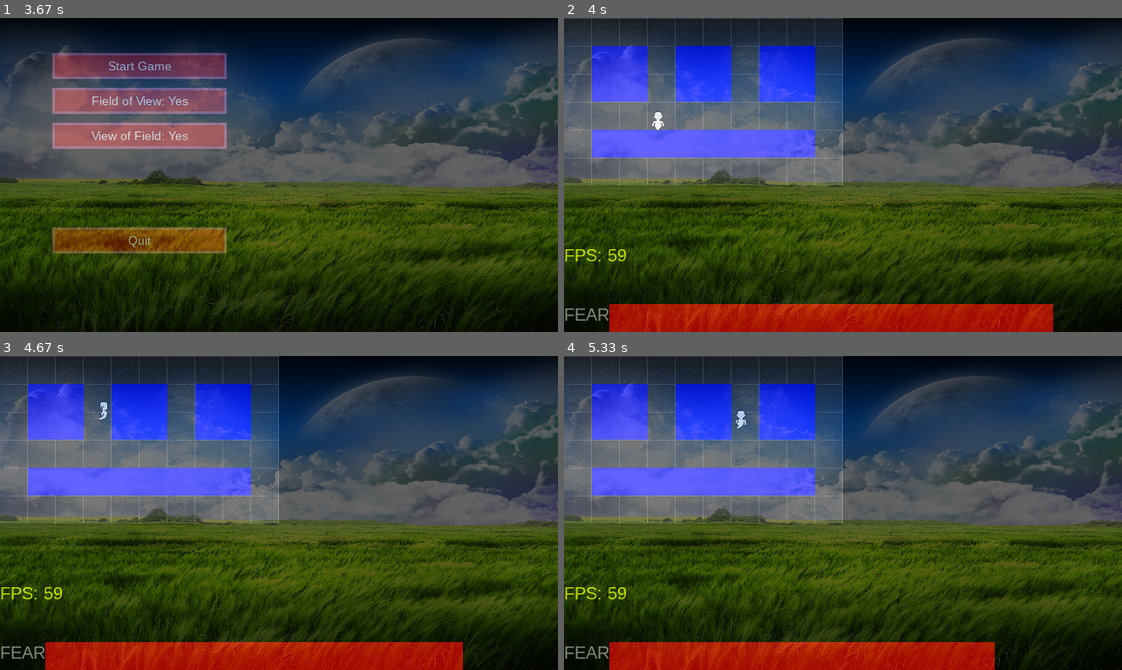
Above: before the commit, frames 1-4 (two rows, left to right).
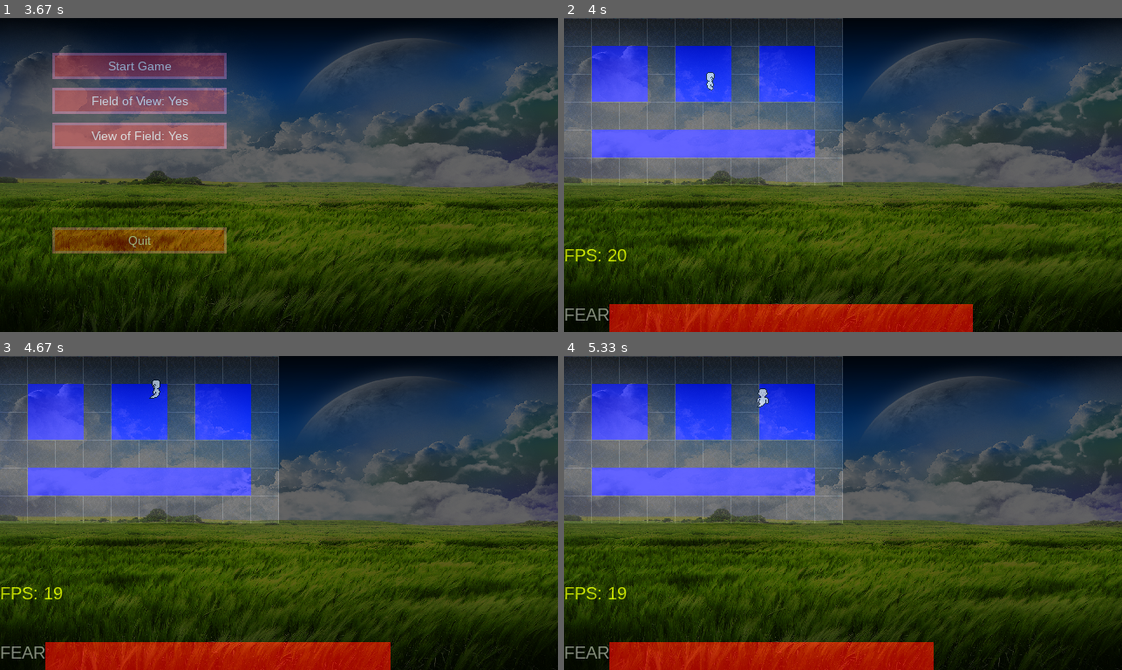
Above: after the commit, the same moments.

Repository: DiscoBizzle/Ghost-Simulator
Game: pygame game, started from ghost-simulator.py
The game is run twice, just before and just after one commit, with the same random seed, the same clock (stepped at 60 frames per second) and the same inputs. The source is Python 2; it was converted automatically to run under Python 3.
Inputs (mouse positions are in pixels of both pictures, inside the frame that each line leads up to):
- Up to frame 1 (3.67 s): hold Right 0.33-0.8 s; click (457, 165) at 0.9 s; hold Up 1.17-1.63 s; click (106, 127) at 2.23 s; hold Left 2.5-3.03 s
- Up to frame 2 (4 s): click (697, 58) at 3.9 s
- Up to frame 3 (4.67 s): hold Up 4.17-4.53 s; hold Right from 4.57 s (still down)
- Up to frame 4 (5.33 s): release Right at 5.2 s; hold Down from 5.23 s (still down)

Frame 1 is identical in both runs. In frame 2, 1.5% of the frame differs, in the area x 7-88%, y 17-100%; in frame 3, 1.3%; in frame 4, 1.2%.

Commit message:
frame limiting

Diff:
--- a/gslib/game.py
+++ b/gslib/game.py
@@ -38,6 +38,8 @@
         self.clock = pygame.time.Clock()
         self.msPassed = 0
 
+        self.fps_clock = pygame.time.Clock()
+
         self.cameraCoords = (0,0)
 
         self.player1 = player.Player(self, 100,100,SPRITE_WIDTH, SPRITE_HEIGHT)
@@ -83,6 +85,9 @@
 
         while self.gameRunning:
 
+            self.clock.tick()
+            self.msPassed += self.clock.get_time()
+
             # poll event queue
             for event in pygame.event.get():
                 response = self.event_map.get(event.type)
@@ -101,8 +106,7 @@
             elif self.GameState == MAIN_MENU:
                 pass
             elif self.GameState == MAIN_GAME:
-                self.clock.tick()
-                self.msPassed += self.clock.get_time()
+                pass
             elif self.GameState == CUTSCENE:
                 if self.cutscene_started == True:
                     if not movie.get_busy():
@@ -125,11 +129,12 @@
                 pass
 
 
-            if self.msPassed > 30:
+            if self.msPassed > (1.0/30)*1000:
                 self.update()
                 self.msPassed = 0
 
-            self.main_game_draw()
+                self.fps_clock.tick()
+                self.main_game_draw()
 
     def update(self):
         # this is fixed timestep, 30 FPS. if game runs slower, we lag.
@@ -162,7 +167,7 @@
                 fear_bar.fill((255, 0, 0))
                 self.surface.blit(fear_bar, (size[0], self.dimensions[1]-32))
 
-                self.surface.blit(font.render('FPS: ' + str(int(self.clock.get_fps())), True, (255, 255, 0)), (0, self.dimensions[1] - 100))
+                self.surface.blit(font.render('FPS: ' + str(int(self.fps_clock.get_fps())), True, (255, 255, 0)), (0, self.dimensions[1] - 100))
 
                 if self.disp_object_stats:
                     self.surface.blit(self.object_stats[0], self.object_stats[1])
@@ -226,7 +231,7 @@
                 self.keys[pygame.K_UP] = False
         if event.type == pygame.JOYBUTTONDOWN:
             if event.button == 0:
-                self.keys[pygame.K_m] = True
+                self.objects.append(character.Character(self, 50, 50, 16, 16, character.gen_character()))
             elif event.button == 1:
                 self.keys[pygame.K_ESCAPE] = True
             elif event.button == 2:
@@ -235,7 +240,7 @@
                 self.options['VOF'] = True
         if event.type == pygame.JOYBUTTONUP:
             if event.button == 0:
-                self.keys[pygame.K_m] = False
+                pass
             elif event.button == 1:
                 self.keys[pygame.K_ESCAPE] = False
             elif event.button == 2:
